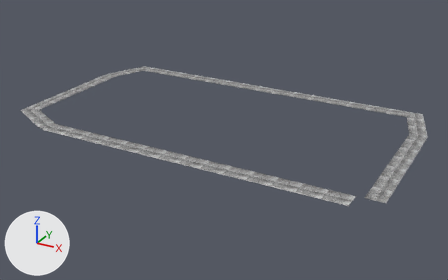
The FBX model Assets/Models/Buildings/skidrow_sidewalk_assembly.fbx: old version first, new version second.
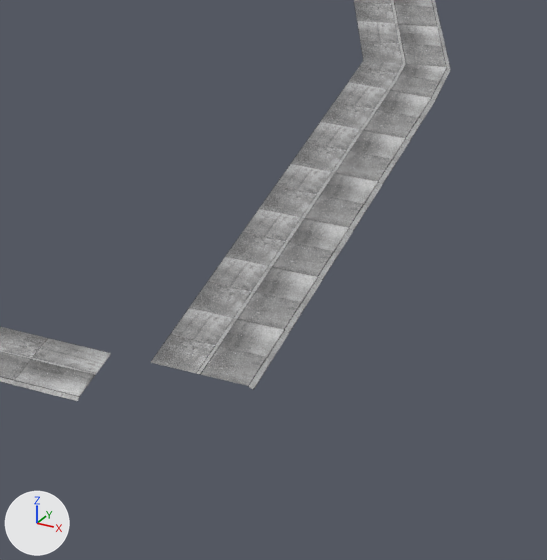
Each version is shown whole from a camera (50 mm lens) standing at (58.8, -109.2, 53.8) and looking at (-1.2, 0.0, -0.8), then close up on the part from 74% to 100% of the width and 43% to 86% of the height. Arrows for +X, +Y and +Z are at lower left; the lights stay in place. The last two pictures show the newer version. The close-ups show mesh edges as thin lines. Objects named as collision shapes, trigger or cutter boxes, shadow casters or lower levels of detail are left out. Where no turn or scale is listed for an object, it has been applied to the vertices.

The scene before the commit, as lines of its bpy script (objects in view):
```python
me_mesh_008 = bpy.data.meshes.new('Mesh.008')
me_mesh_008.from_pydata(...)  # 32 vertices, 14 faces; spans x -467.0..467.0, y -6.0..6.0, z 0.0..366.0
me_mesh_008.materials.append(mat_sidewalk)  # picture img_pavement_png
me_mesh_010 = bpy.data.meshes.new('Mesh.010')
me_mesh_010.from_pydata(...)  # 32 vertices, 14 faces; spans x -467.0..467.0, y -6.0..6.0, z 0.0..366.0
me_mesh_010.materials.append(mat_sidewalk)  # picture img_pavement_png
me_mesh_028 = bpy.data.meshes.new('Mesh.028')
me_mesh_028.from_pydata(...)  # 16 vertices, 7 faces; spans x -2.34..2.34, y -3.66..0.0, z -0.06..0.06
me_mesh_028.materials.append(mat_sidewalk)  # picture img_pavement_png
ob_sidewalk_piece_large002 = bpy.data.objects.new('sidewalk_piece_large002', me_mesh_008)
ob_sidewalk_piece_large002.parent = ob_skidrow_sidewalk_assembly
ob_sidewalk_piece_large002.location = (3557.0, 357.3, 1404.0)
ob_sidewalk_piece_large002.rotation_euler = (0.0000419, 1.571, 0.0)  # degrees (0, 90, 0)
ob_sidewalk_piece_large004 = bpy.data.objects.new('sidewalk_piece_large004', me_mesh_010)
ob_sidewalk_piece_large004.parent = ob_skidrow_sidewalk_assembly
ob_sidewalk_piece_large004.location = (3557.0, 357.3, -466.3)
ob_sidewalk_piece_large004.rotation_euler = (0.000023, 1.571, 0.0)  # degrees (0, 90, 0)
ob_sidewalk_piece_small = bpy.data.objects.new('sidewalk_piece_small', me_mesh_028)
ob_sidewalk_piece_small.location = (31.85, -18.71, 3.57)
# also in view: 'sidewalk_piece_corner_006' at (37.4, 11.2, 3.6); 'sidewalk_piece_large003' at (37.4, -4.7, 3.6); 'sidewalk_piece_large005' at (36.0, 17.0, 3.6)
```
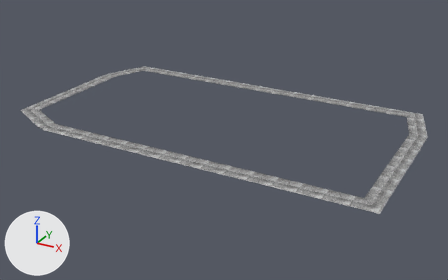
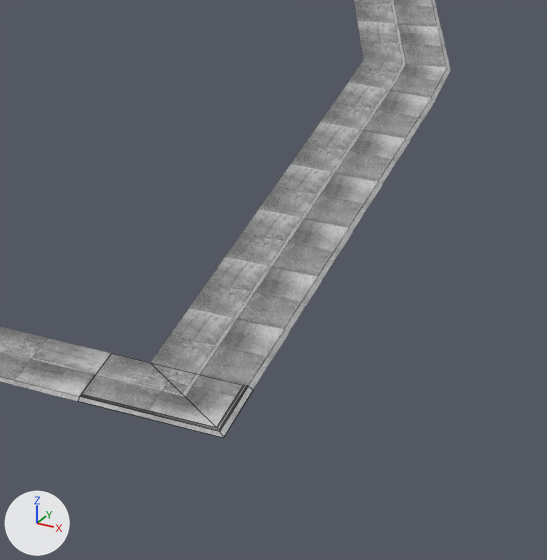
Where the change shows, as pixel boxes [x1, y1, x2, y2] in the close-ups (547 x 560 px):
'sidewalk_piece_corner_007', added: after [78, 353, 253, 437]

The edits, one by one:
Mesh me_mesh_031 is new.
It has 23 vertices, 14 faces and spans x -4.67..0.37, y -3.66..0.0, z -0.06..0.06.
It uses material mat_sidewalk (picture img_pavement_png).
Object 'sidewalk_piece_corner_007' (ob_sidewalk_piece_corner_007) is new; it shows me_mesh_031.
Its location is (38.86, -18.71, 3.57).
